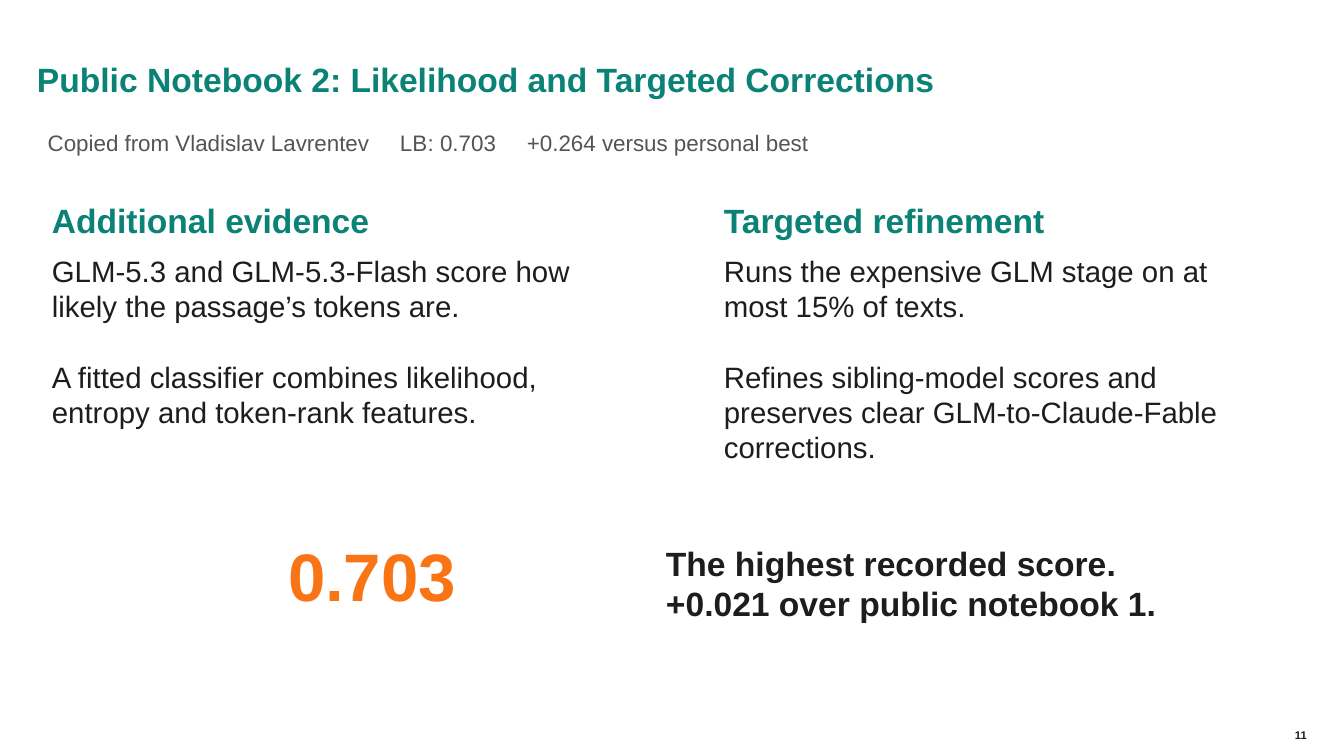
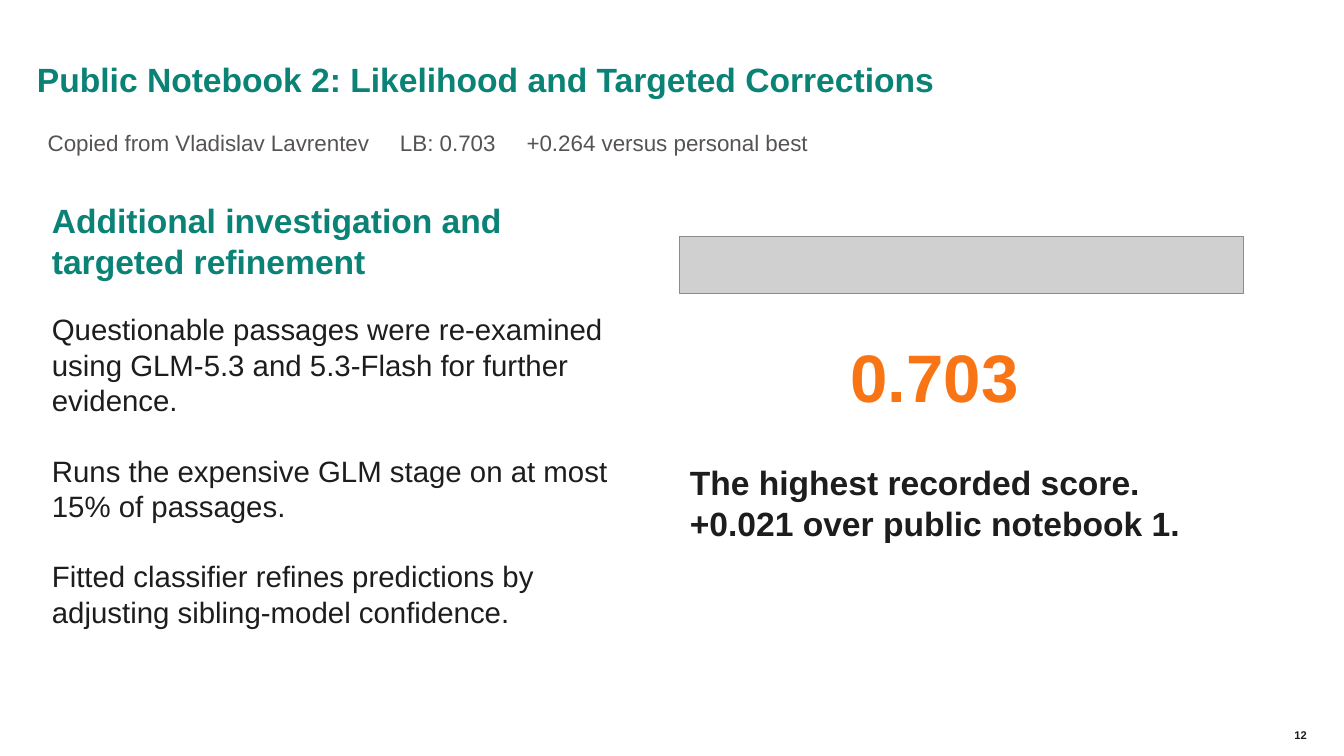
Before and after one commit to MarkFitzgibbon/Name_That_LLM, a slide deck: slide 12 of LLM Submitted Notebooks/Name That LLM Presentation - Mark Fitzgibbon - Draft 2.pptx (slide 11 before the commit). Drawn at 1344x756 pixels with LibreOffice and Linux fonts; fonts in the diff are those of the drawing; grey boxes stand for pictures; background and template pictures are left out. Boxes give left, top, right and bottom in pixels: in the first picture for what was removed or moved away, otherwise in the second. Text is boxed around its words. In the diff, an @@ line names an element or a change of style, - is before the commit and + after.

```diff
--- a/LLM Submitted Notebooks/Name That LLM Presentation - Mark Fitzgibbon - Draft 2.pptx
+++ b/LLM Submitted Notebooks/Name That LLM Presentation - Mark Fitzgibbon - Draft 2.pptx
@@ text at [52,208,502,281]: text changed @@
-Additional evidence
+Additional investigation and targeted refinement
@@ text removed at [724,208,1045,240] @@
-Targeted refinement
@@ picture added at [681,236,1244,293] @@
@@ text removed at [724,260,1217,429] @@
-Runs the expensive GLM stage on at most 15% of texts.
-Refines sibling-model scores and preserves clear GLM-to-Claude-Fable corrections.
@@ text at [52,318,607,629]: text changed @@
-GLM-5.3 and GLM-5.3-Flash score how likely the passage’s tokens are.
-A fitted classifier combines likelihood, entropy and token-rank features.
+Questionable passages were re-examined using GLM-5.3 and 5.3-Flash for further evidence.
+Runs the expensive GLM stage on at most 15% of passages.
+Fitted classifier refines predictions by adjusting sibling-model confidence.
@@ text "0.703": place and size @@
-text "0.703" at [288,554,456,602]
+text "0.703" at [850,355,1018,403]
@@ text "The highest recorded score.": place and size @@
-text "The highest recorded score." at [666,551,1156,623]
+text "The highest recorded score." at [690,470,1180,543]
@@ page number at [1294,731,1306,739]: text changed @@
-11
+12
```
Also in this commit, not shown: 6 other slides changed, 1 slide added.
